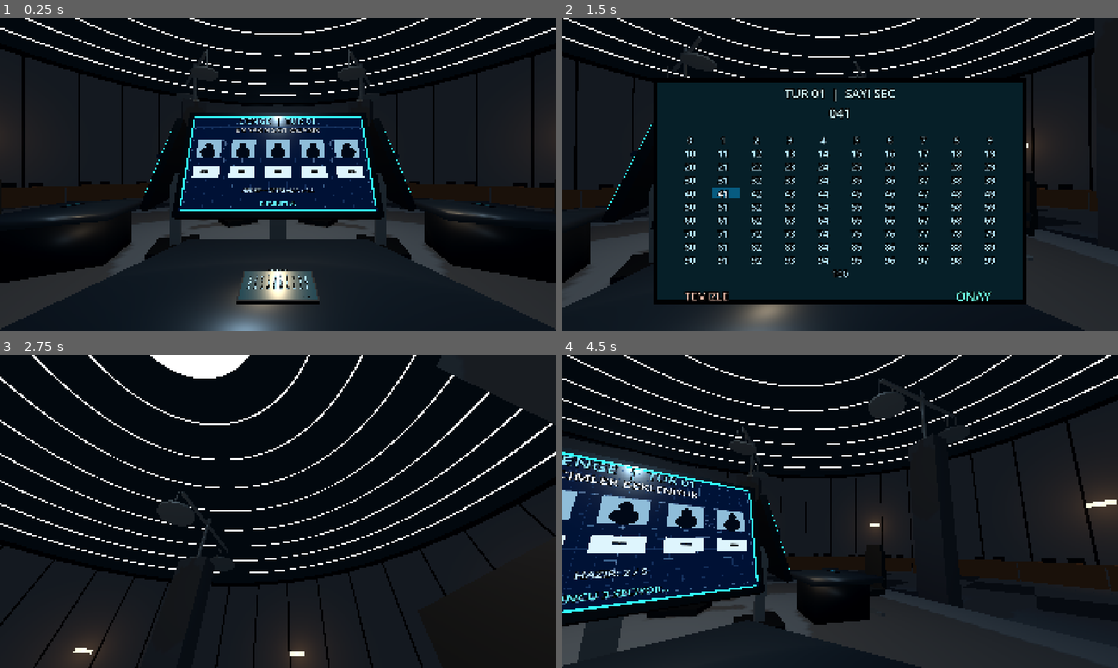
Above: before the commit, frames 1-4 (two rows, left to right).
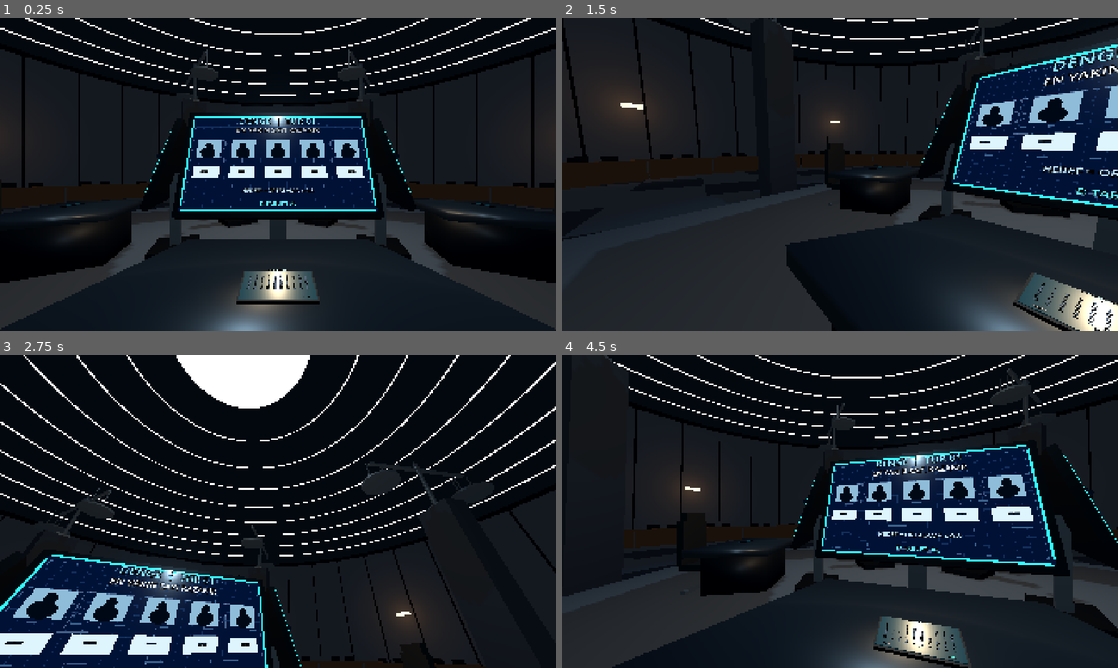
Above: after the commit, the same moments.

Repository: SerkanAydin06/DENGE
Game: Godot game, scene res://scenes/game_room.tscn
Same seed, same stepped clock (60 frames per second), same inputs: the game is played once before the commit and once after it.
Inputs (mouse positions are in pixels of both pictures, inside the frame that each line leads up to):
- Up to frame 1 (0.25 s): no input
- Up to frame 2 (1.5 s): tap Enter at 0.5 s; move the mouse to (867, 174) at 0.52 s; tap E at 0.6 s; click (867, 174) at 0.67 s; tap Space at 1.25 s; move the mouse to (728, 190) at 1.27 s; tap 0 at 1.35 s; click (728, 190) at 1.42 s
- Up to frame 3 (2.75 s): tap Enter at 2 s; move the mouse to (333, 442) at 2.02 s; tap 9 at 2.1 s; click (333, 442) at 2.17 s
- Up to frame 4 (4.5 s): tap Space at 2.75, 4.25 s; move the mouse to (834, 517) at 2.77 s; tap Backspace at 2.85 s; click (834, 517) at 2.92 s; tap Enter at 3.5, 3.6 s; move the mouse to (878, 514) at 3.52 s; click (878, 514) at 3.67 s; move the mouse to (795, 508) at 4.27 s; tap Keypad Enter at 4.35 s; click (795, 508) at 4.42 s

The runs differ from the first frame. In frame 1, 0.1% of the frame differs, in the area x 44-56%, y 80-87%; in frame 2, 44%, in the area x 0-100%, y 0-100%; in frame 3, 24%; in frame 4, 43%.

Commit message:
Start players at 10 points and eliminate them at zero

Diff:
--- a/scripts/round_rules.gd
+++ b/scripts/round_rules.gd
@@ -1,12 +1,14 @@
 extends RefCounted
 class_name DengeRoundRules
 ## Pure round rules, independent of the room and user interface.
+## Players start at 10 points and are eliminated on reaching zero.
 ## A -1 selection means an already-eliminated player.
 
 const MIN_NUMBER: int = 0
 const MAX_NUMBER: int = 100
 const TARGET_MULTIPLIER: float = 0.8
-const ELIMINATION_SCORE: int = -10
+const STARTING_SCORE: int = 10
+const ELIMINATION_SCORE: int = 0
 const EPSILON: float = 0.00001
 
 static func resolve_round(selections: Array[int], current_scores: Array[int]) -> Dictionary:
